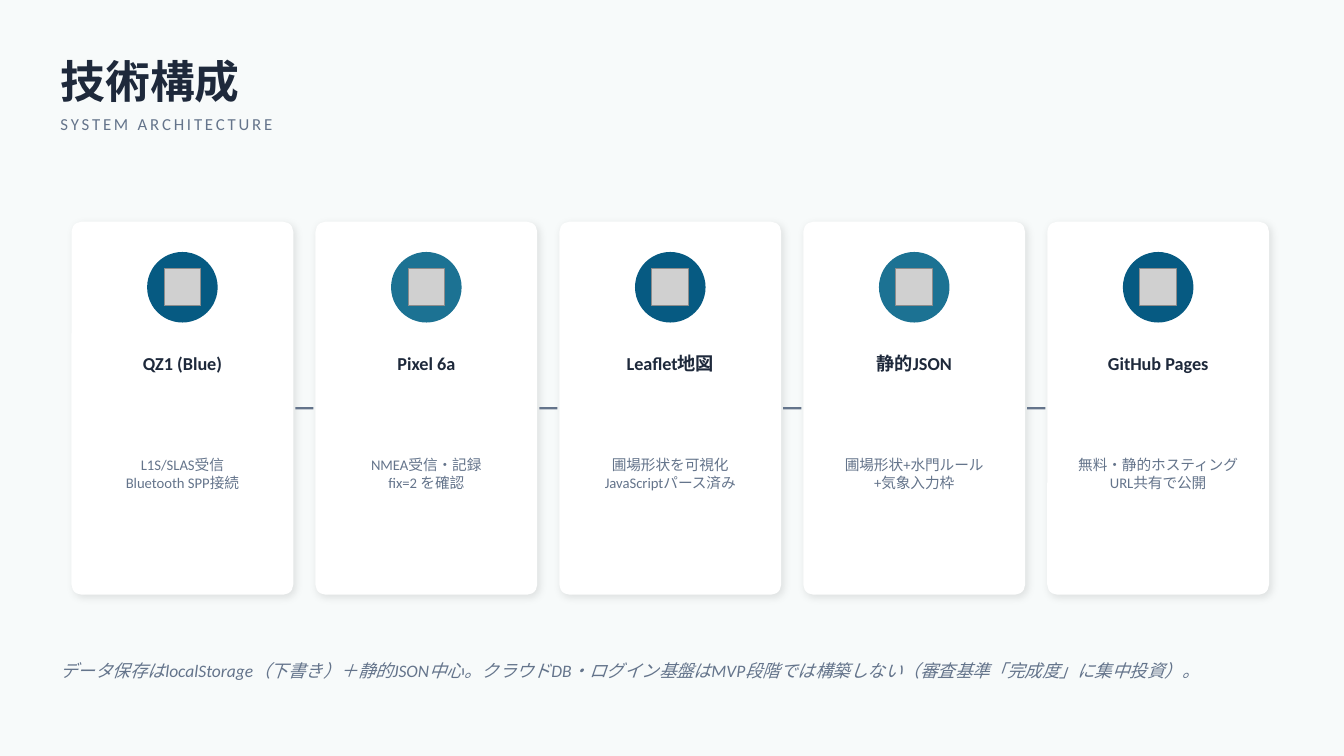
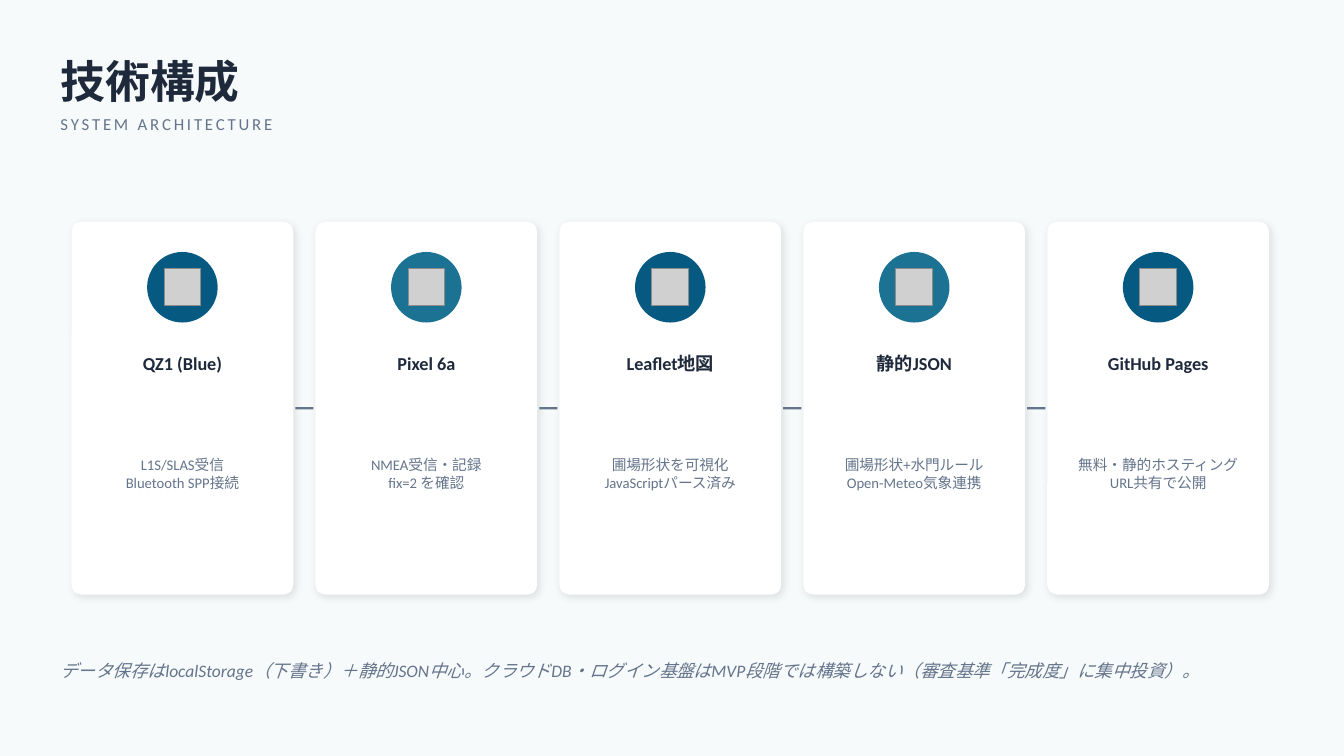
Before and after one commit to Klayertan/michibiki-suimon-navi, a slide deck: slide 5 of Suimon_Navi_Plan.pptx. Drawn at 1344x756 pixels with LibreOffice and Linux fonts; fonts in the diff are those of the drawing; grey boxes stand for pictures. Boxes give left, top, right and bottom in pixels: in the first picture for what was removed or moved away, otherwise in the second. Text is boxed around its words. In the diff, an @@ line names an element or a change of style, - is before the commit and + after.

```diff
--- a/Suimon_Navi_Plan.pptx
+++ b/Suimon_Navi_Plan.pptx
@@ text at bbox=[847, 475, 982, 491]: text changed @@
-+気象入力枠
+Open-Meteo気象連携
```
Also in this commit, not shown: 4 other slides changed, 4 slides added, 1 other file.
